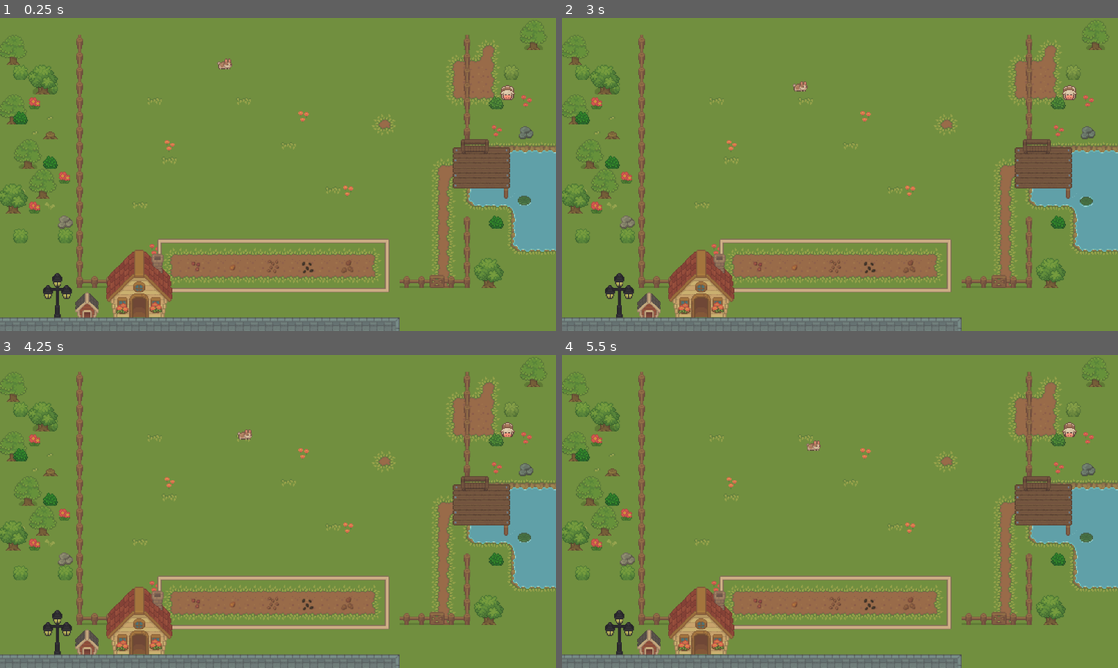
Above: before the commit, frames 1-4 (two rows, left to right).
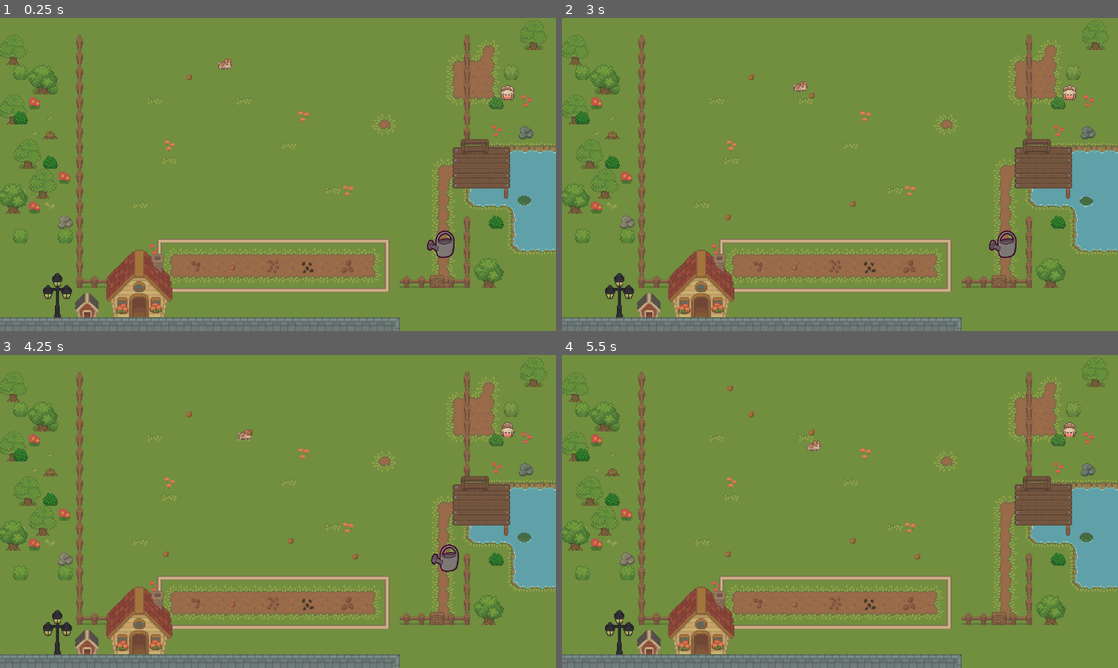
Above: after the commit, the same moments.

Repository: Piggward/GetOutOfMeGarden
Game: Godot game, scene res://scenes/main_scene_art.tscn
Same seed, same stepped clock (60 frames per second), same inputs: the game is played once before the commit and once after it. The project has no main scene, so this scene is started directly.
Inputs (mouse positions are in pixels of both pictures, inside the frame that each line leads up to):
- Up to frame 1 (0.25 s): no input
- Up to frame 2 (3 s): move the mouse to (962, 158) at 0.52 s; press the mouse at (962, 158) at 0.53 s; move the mouse to (728, 190) at 1.27 s; release the mouse at (728, 190) at 1.28 s; right-click (728, 190) at 1.35 s; click (728, 190) at 1.42 s; tap Enter at 2 s; move the mouse to (895, 105) at 2.02 s; press the mouse at (895, 105) at 2.03 s; move the mouse to (812, 237) at 2.77 s; release the mouse at (812, 237) at 2.78 s; right-click (812, 237) at 2.85 s; click (812, 237) at 2.92 s
- Up to frame 3 (4.25 s): tap Space at 3.5 s; move the mouse to (444, 558) at 3.52 s; press the mouse at (444, 558) at 3.53 s
- Up to frame 4 (5.5 s): tap Enter at 4.25 s; move the mouse to (673, 464) at 4.27 s; release the mouse at (673, 464) at 4.28 s; right-click (673, 464) at 4.35 s; click (673, 464) at 4.42 s; move the mouse to (867, 511) at 5.02 s; press the mouse at (867, 511) at 5.03 s

The runs differ from the first frame. In frame 1, 0.3% of the frame differs, in the area x 33-82%, y 18-77%; in frame 2, 0.4%; in frame 3, 0.4%, in the area x 29-83%, y 18-70%; in frame 4, less than 0.1%.

Commit message:
Remove old test Weed and add spawnablearea+watercan to main

Diff:
--- a/scenes/main_scene_art.tscn
+++ b/scenes/main_scene_art.tscn
@@ -1,10 +1,12 @@
-[gd_scene load_steps=6 format=4 uid="uid://qgo1bya3vc6d"]
+[gd_scene load_steps=8 format=4 uid="uid://qgo1bya3vc6d"]
 
 [ext_resource type="TileSet" uid="uid://cnkxuq3kbieh" path="res://tile_set/ground_tile_set.tres" id="1_o8dd4"]
 [ext_resource type="PackedScene" uid="uid://lulhcgkxqusc" path="res://scenes/bobbing_water_effect.tscn" id="2_26krl"]
 [ext_resource type="PackedScene" uid="uid://by77kh12qqij3" path="res://scenes/goat_effect.tscn" id="3_y2ar3"]
 [ext_resource type="PackedScene" uid="uid://tvrfmubcn278" path="res://scenes/flower_bed.tscn" id="4_xa8rf"]
 [ext_resource type="PackedScene" uid="uid://5y0mhwbcuqgf" path="res://scenes/bunny.tscn" id="5_vs0mk"]
+[ext_resource type="PackedScene" uid="uid://ue117ad88ghi" path="res://scenes/tools/watering_can.tscn" id="6_qceur"]
+[ext_resource type="PackedScene" uid="uid://cjss3qqtrtvrk" path="res://scenes/spawnable_area.tscn" id="7_smrwv"]
 
 [node name="Node2D" type="Node2D"]
 
@@ -46,3 +48,13 @@
 jump_distance = 15.0
 jump_time = 1.0
 kill_flower_distance = 1.0
+
+[node name="RigidBody2D" parent="." instance=ExtResource("6_qceur")]
+
+[node name="SpawnableArea" parent="." instance=ExtResource("7_smrwv")]
+position = Vector2(330, 140)
+spawn_area_width = 350.0
+spawn_area_height = 200.0
+
+[node name="RigidBody2D2" parent="." instance=ExtResource("6_qceur")]
+position = Vector2(524, 257)
--- a/scenes/weed.gd
+++ /dev/null
@@ -1,11 +0,0 @@
-extends Area2D
-
-func _ready():
-	connect("mouse_entered", _on_mouse_entered)
-	connect("mouse_exited", _on_mouse_exited)
-
-func _on_mouse_entered():
-	print("touched some grass")
-
-func _on_mouse_exited():
-	print("stopped touching grass, fkn weeb")
--- a/scenes/weed.tscn
+++ /dev/null
@@ -1,31 +0,0 @@
-[gd_scene load_steps=6 format=3 uid="uid://bqp3vi8xwmktg"]
-
-[ext_resource type="Script" uid="uid://bl5xrcewrlija" path="res://scenes/weed.gd" id="1_3sedy"]
-[ext_resource type="Texture2D" uid="uid://qd3v4rrls71t" path="res://assets/farming/crops.png" id="1_04vrx"]
-
-[sub_resource type="AtlasTexture" id="AtlasTexture_3sedy"]
-atlas = ExtResource("1_04vrx")
-region = Rect2(64, 144, 16, 16)
-
-[sub_resource type="SpriteFrames" id="SpriteFrames_trpp7"]
-animations = [{
-"frames": [{
-"duration": 1.0,
-"texture": SubResource("AtlasTexture_3sedy")
-}],
-"loop": false,
-"name": &"default",
-"speed": 1.0
-}]
-
-[sub_resource type="RectangleShape2D" id="RectangleShape2D_trpp7"]
-size = Vector2(16, 16)
-
-[node name="Weed" type="Area2D"]
-script = ExtResource("1_3sedy")
-
-[node name="AnimatedSprite2D" type="AnimatedSprite2D" parent="."]
-sprite_frames = SubResource("SpriteFrames_trpp7")
-
-[node name="CollisionShape2D" type="CollisionShape2D" parent="."]
-shape = SubResource("RectangleShape2D_trpp7")
--- a/scripts/spawn_manager.gd
+++ b/scripts/spawn_manager.gd
@@ -9,10 +9,6 @@
 var spawnables: Dictionary = {
 	"flower": {
 		"scene": preload("res://scenes/flower.tscn"),
-		"size": Vector2(16,16)
-	},
-	"weed": {
-		"scene": preload("res://scenes/weeds_art.tscn"),
 		"size": Vector2(16,16)
 	}
 }
@@ -61,5 +57,12 @@
 
 func debug_spawn_loop() -> void:
 	while true:
-		spawn_object("weed")
-		await get_tree().create_timer(.1).timeout
+		spawn_object("flower")
+		await get_tree().create_timer(1.0).timeout
+
+# UNCOMMENT ME IF YOU WANT TO SEE OUTLINE OF SPAWNABLEAREA!
+#func _draw():
+	#var half_size := Vector2(spawn_area_width, spawn_area_height) / 2
+	#var top_left := spawn_area.position - half_size
+	#var rect := Rect2(top_left, half_size * 2)
+	#draw_rect(rect, Color.GREEN, false, 2.0)
Not shown, removed: scenes/weed.gd.uid
